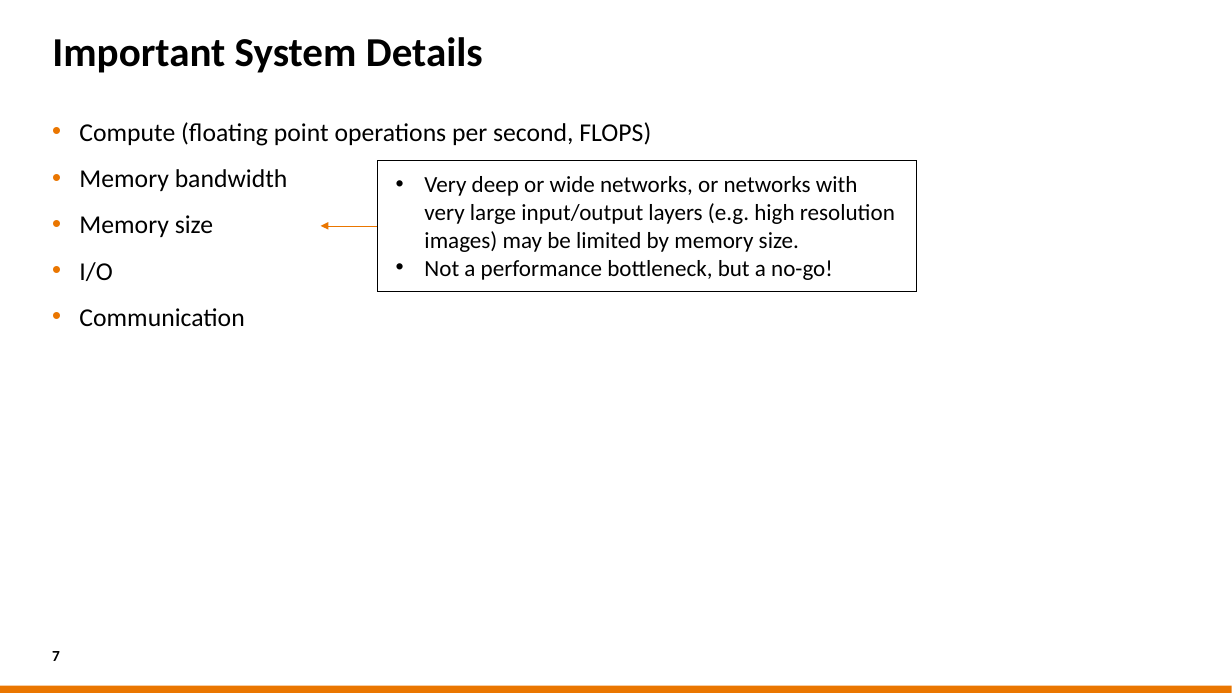
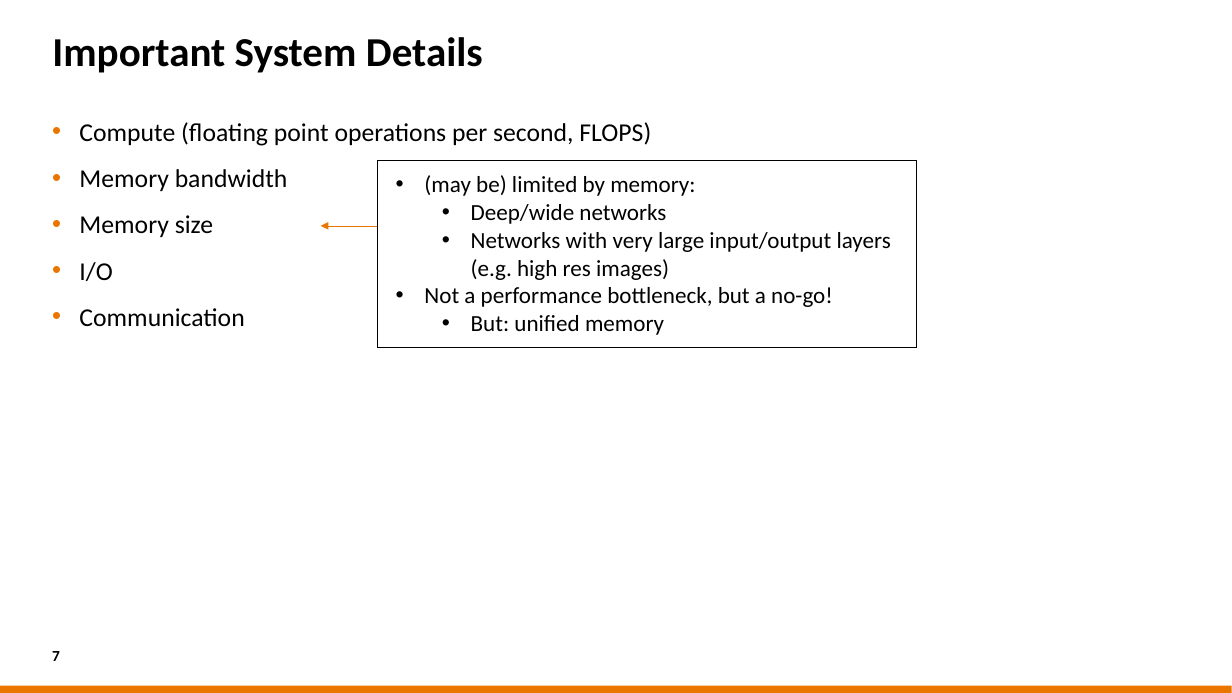
Before and after one commit to sara-nl/HPML-course-materials, a slide deck: slide 7 of Day2/slides/hw_and_software_features.pptx. Drawn at 1232x693 pixels with LibreOffice and Linux fonts; fonts in the diff are those of the drawing; background and template pictures are left out. Boxes give left, top, right and bottom in pixels: in the first picture for what was removed or moved away, otherwise in the second. Text is boxed around its words. In the diff, an @@ line names an element or a change of style, - is before the commit and + after.

Commit message:
update slides

```diff
--- a/Day2/slides/hw_and_software_features.pptx
+++ b/Day2/slides/hw_and_software_features.pptx
@@ rectangle "(may be) limited by memory:": place and size @@
-rectangle "(may be) limited by memory:" at box(377, 161, 917, 291)
+rectangle "(may be) limited by memory:" at box(377, 161, 917, 348)
@@ text in rectangle at box(424, 175, 891, 280): text changed @@
-• Very deep or wide networks, or networks with very large input/output layers (e.g. high resolution images) may be limited by memory size.
+• (may be) limited by memory:
+  • Deep/wide networks
+  • Networks with very large input/output layers (e.g. high res images)
@@ text in rectangle at box(471, 315, 664, 335): paragraph added @@
+  • But: unified memory
```
Also in this commit, not shown: 15 other slides changed, 1 slide added, 1 other file.
